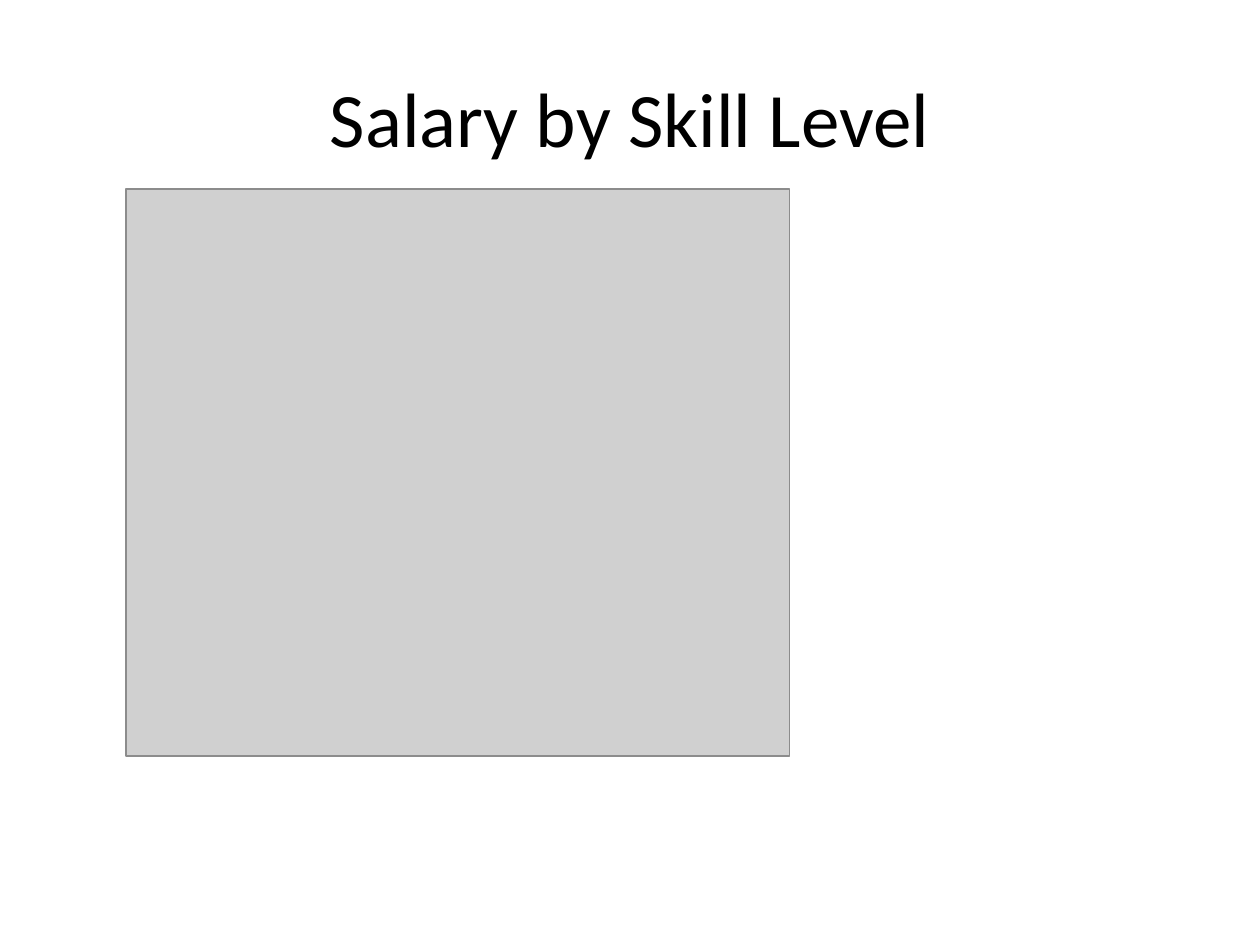
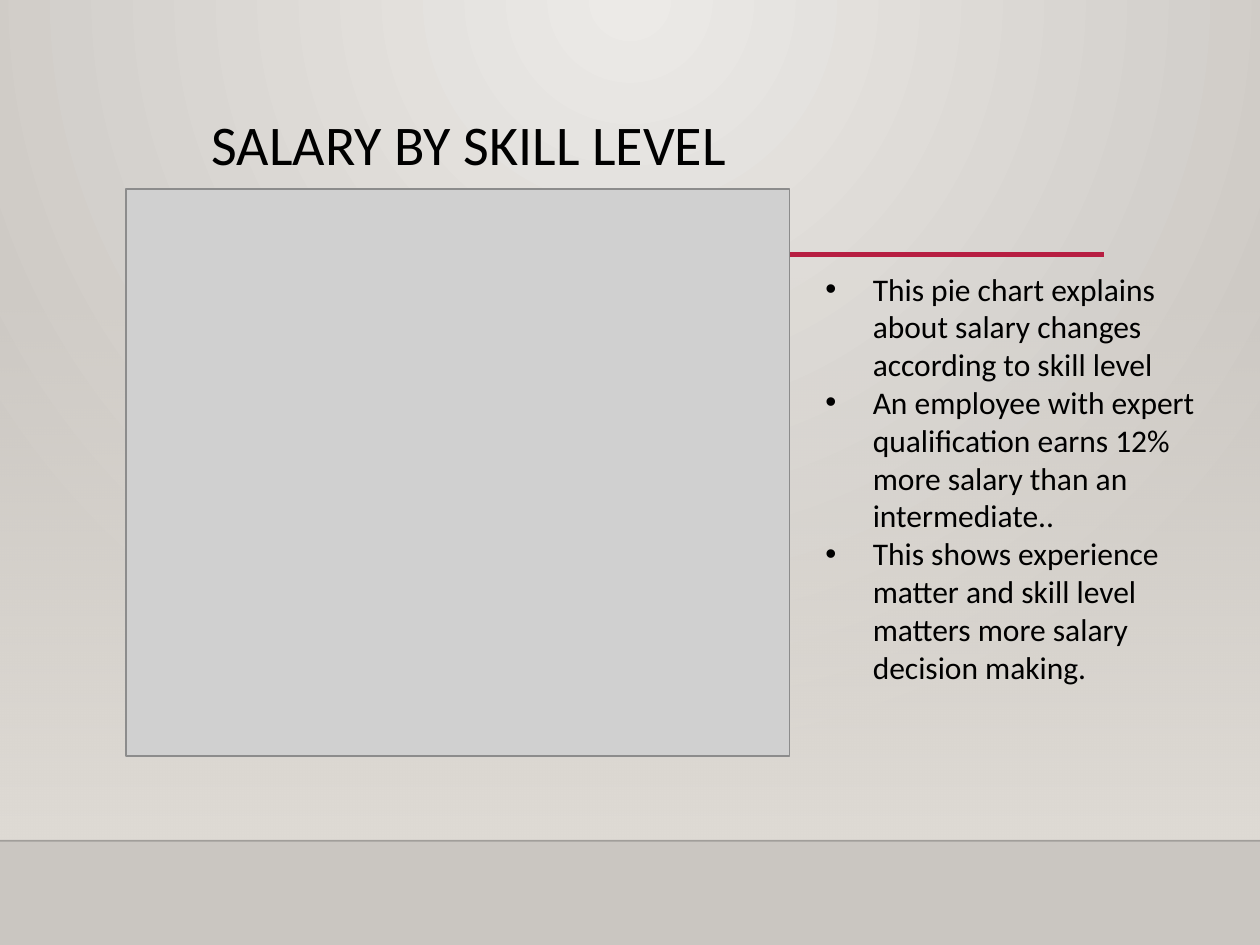
Before and after one commit to vijayagi/data-science-project-, a slide deck: slide 3 of project 2/salary_prediction_project.pptx. Drawn at 1260x945 pixels with LibreOffice and Linux fonts; fonts in the diff are those of the drawing; grey boxes stand for pictures; background and template pictures are left out. Boxes give left, top, right and bottom in pixels: in the first picture for what was removed or moved away, otherwise in the second. Text is boxed around its words. In the diff, an @@ line names an element or a change of style, - is before the commit and + after.

```diff
--- a/project 2/salary_prediction_project.pptx
+++ b/project 2/salary_prediction_project.pptx
@@ background #FFFFFF to gradient #ECEAE7 to #CAC7C1 @@
@@ title "SALARY BY SKILL LEVEL" at [212,128,726,166]: vertical alignment middle to top @@
@@ title at [212,128,726,166]: text changed; size 44 to 32 pt @@
-Salary by Skill Level
+SALARY BY SKILL LEVEL
@@ line added from (199, 255) to (1105, 255), #B71E42 2.5 pt @@
@@ rectangle added at [0,277,1260,839], fill gradient #DFDBD5 @@
@@ text added at [873,279,1194,685], 18 pt, text #000000 @@
+• This pie chart explains about salary changes according to skill level
+• An employee with expert qualification earns 12% more salary than an intermediate..
+• This shows experience matter and skill level matters more salary decision making.
@@ line added from (0, 840) to (1260, 840), #000001 1 pt @@
```
Also in this commit, not shown: 6 other slides changed, 1 slide added, 1 slide removed, 1 other file.
